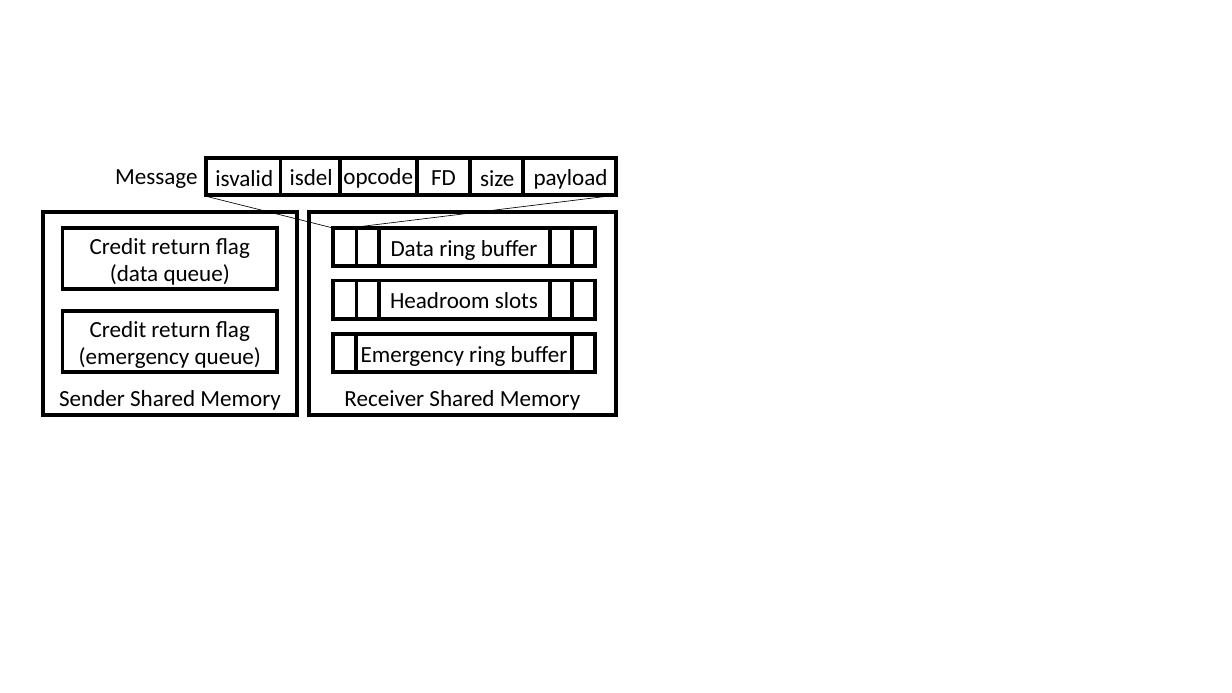
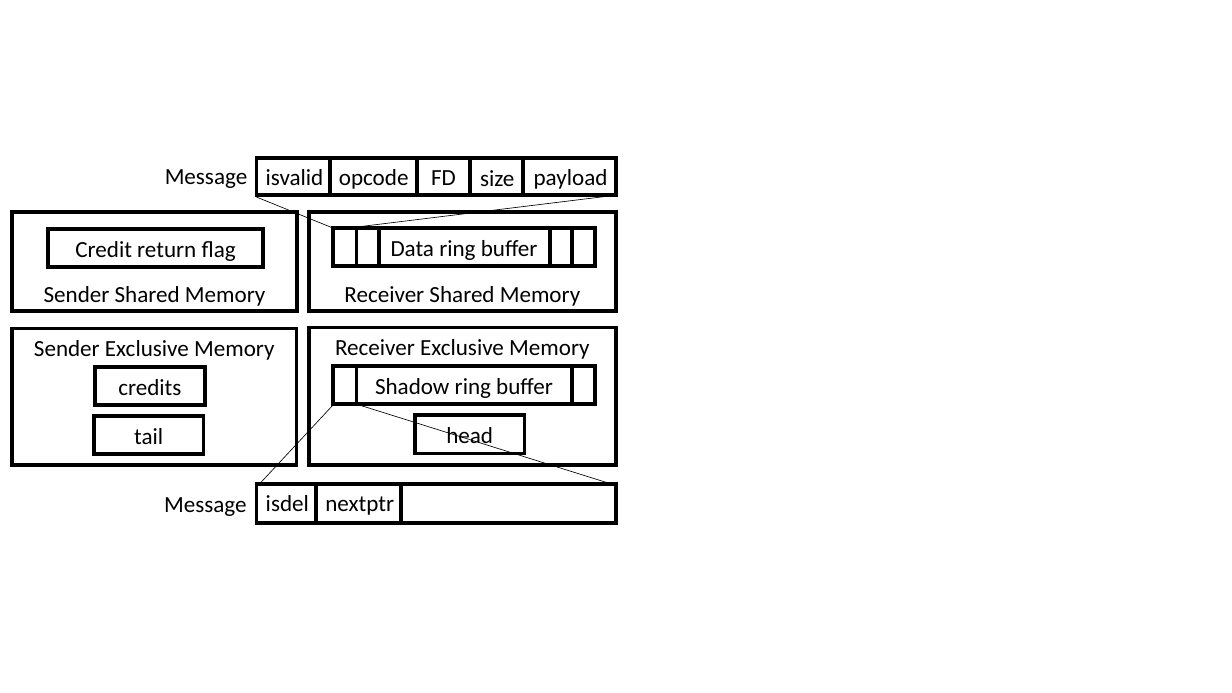
Before and after one commit to bojieli/SocksDirect-paper, a slide deck: slide 1 of images/locklessq_new.pptx. Drawn at 1232x693 pixels with LibreOffice and Linux fonts; fonts in the diff are those of the drawing. Boxes give left, top, right and bottom in pixels: in the first picture for what was removed or moved away, otherwise in the second. Text is boxed around its words. In the diff, an @@ line names an element or a change of style, - is before the commit and + after.

Commit message:
change lockless queue

```diff
--- a/images/locklessq_new.pptx
+++ b/images/locklessq_new.pptx
@@ rectangle: place and size @@
-rectangle at [206,158,616,195]
+rectangle at [257,158,616,195]
@@ text "opcode": place and size @@
-text "opcode" at [343,168,413,188]
+text "opcode" at [339,169,409,189]
@@ 2 texts, 1 line: place and size @@
-2 texts, 1 line at [115,158,281,197]
+2 texts, 1 line at [165,157,330,196]
@@ line moved from (206, 196) - (333, 228) to (257, 197) - (333, 228) @@
@@ rectangle "Sender Shared Memory": place and size @@
-rectangle "Sender Shared Memory" at [43,212,298,415]
+rectangle "Sender Shared Memory" at [12,212,297,311]
@@ rectangle "Credit return flag": place and size @@
-rectangle "Credit return flag" at [63,228,277,289]
+rectangle "Credit return flag" at [48,229,262,267]
@@ rectangle "Receiver Shared Memory": place and size @@
-rectangle "Receiver Shared Memory" at [309,212,616,415]
+rectangle "Receiver Shared Memory" at [309,212,616,311]
@@ text in rectangle at [75,241,236,261]: text changed @@
-Credit return flag (data queue)
+Credit return flag
@@ rectangle removed at [333,281,595,319] @@
-Headroom slots
@@ line removed from (379, 281) to (379, 319) @@
@@ line removed from (572, 281) to (572, 319) @@
@@ rectangle added at [12,329,297,466], fill #FFFFFF, outline #000000 3 pt, 18 pt, text #000000 @@
+Sender Exclusive Memory
@@ rectangle removed at [63,311,277,372] @@
-Credit return flag (emergency queue)
@@ rectangle added at [309,327,616,465], fill #FFFFFF, outline #000000 3 pt, 18 pt, text #000000 @@
+Receiver Exclusive Memory
@@ line removed from (572, 335) to (572, 372) @@
@@ rectangle added at [95,367,205,405], fill #FFFFFF, outline #000000 3 pt, 18 pt, text #000000 @@
+credits
@@ rectangle "Shadow ring buffer": place and size @@
-rectangle "Shadow ring buffer" at [333,335,595,372]
+rectangle "Shadow ring buffer" at [333,366,595,404]
@@ line moved from (357, 281) - (357, 319) to (357, 366) - (357, 404) @@
@@ text in rectangle at [375,378,553,398]: text changed @@
-Emergency ring buffer
+Shadow ring buffer
@@ line moved from (550, 281) - (550, 319) to (572, 366) - (572, 404) @@
@@ rectangle added at [94,416,204,454], fill #FFFFFF, outline #000000 3 pt, 18 pt, text #000000 @@
+tail
@@ line added from (259, 485) to (335, 404), #000000 0.5 pt @@
@@ line added from (616, 485) to (355, 404), #000000 0.5 pt @@
@@ rectangle added at [415,416,525,454], fill #FFFFFF, outline #000000 3 pt, 18 pt, text #000000 @@
+head
@@ text added at [164,497,247,516], 18 pt, text #000000 @@
+Message
@@ text "isdel": place and size @@
-text "isdel" at [290,169,333,185]
+text "isdel" at [266,495,309,511]
@@ rectangle added at [257,483,616,522], fill #FFFFFF, outline #000000 3 pt @@
@@ line moved from (356, 335) - (356, 372) to (316, 482) - (316, 521) @@
@@ text added at [325,496,394,515], 18 pt, text #000000 @@
+nextptr
@@ line moved from (340, 159) - (340, 197) to (401, 482) - (401, 521) @@
```
Also in this commit, not shown: 1 slide added, 2 other files.
